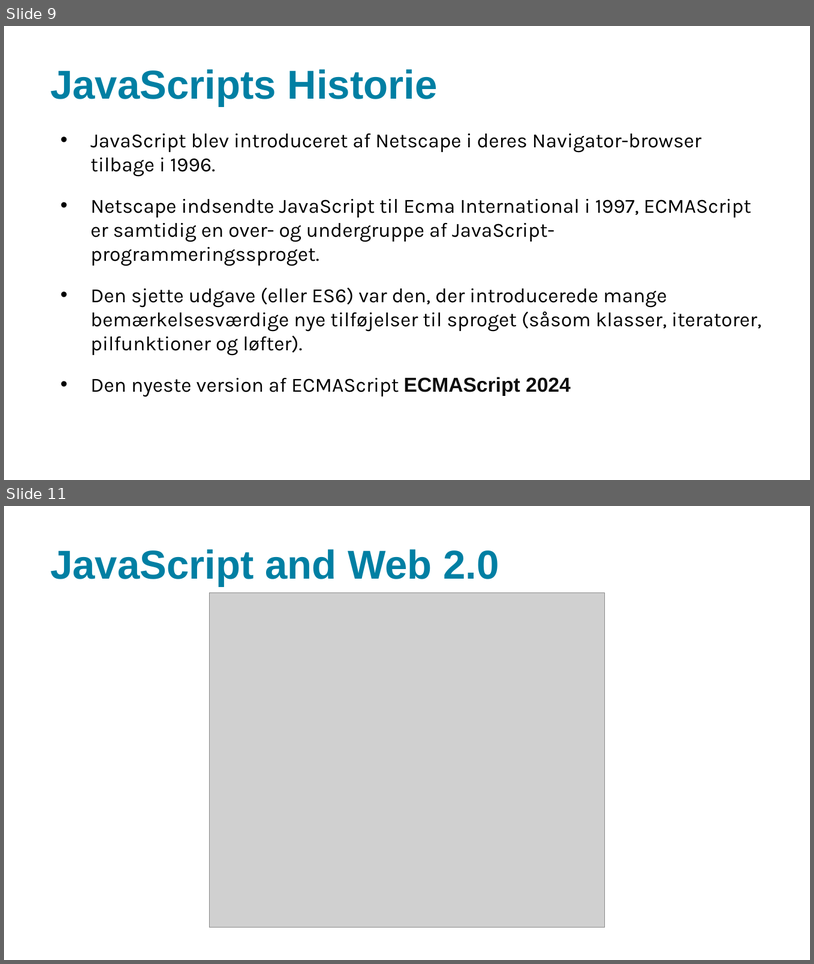
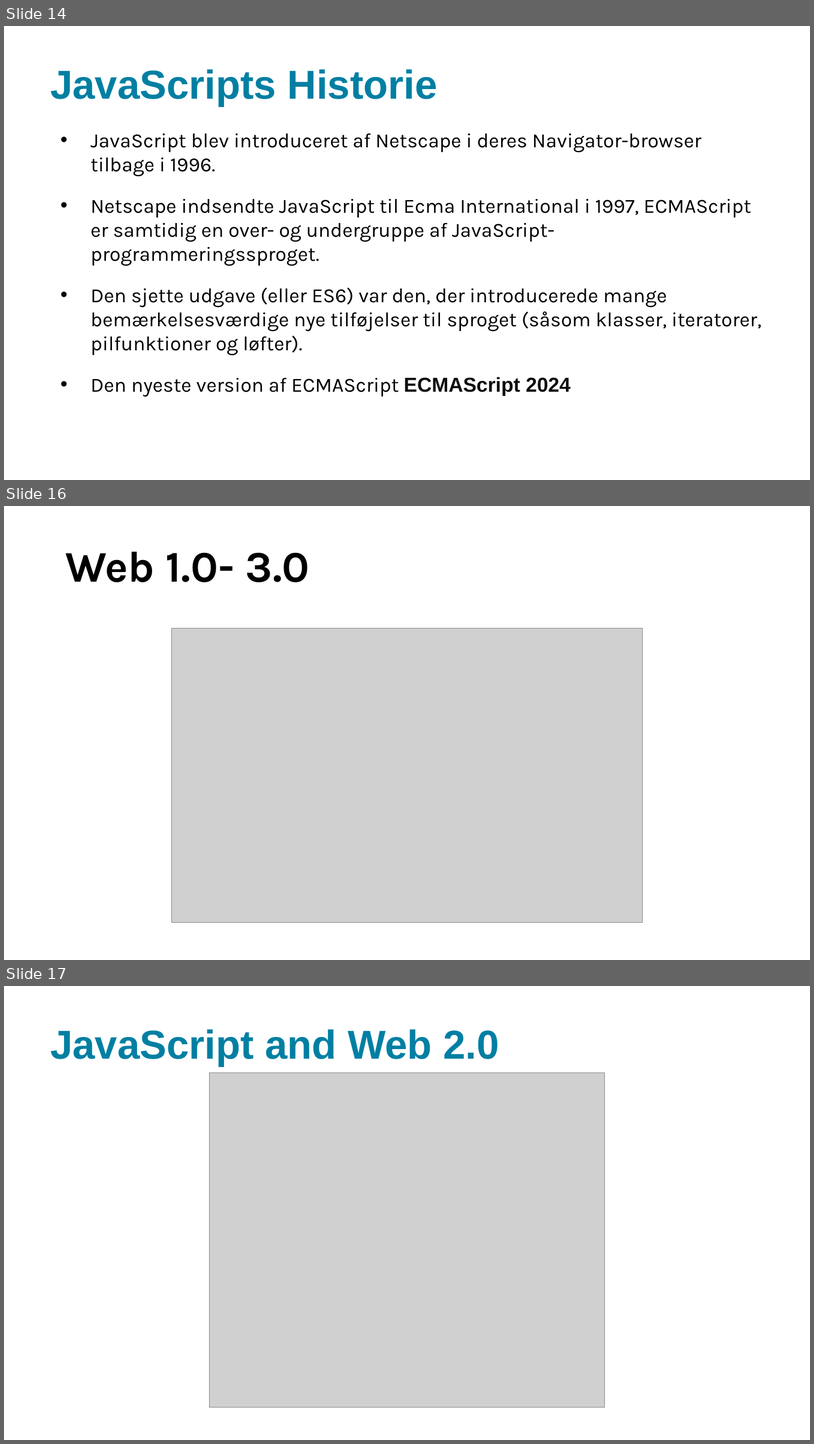
Before and after one commit to xbibogo/MMD24, a slide deck: semester2 PPT/Uge8_JSDay1.pptx. Shown one above the other, each under a label of ours: slides 9 and 11 before the commit, slides 14, 16 and 17 after it; the slides between them are not shown. The pictures are 814x964 and 814x1444 pixels, drawn with LibreOffice and Linux fonts; fonts in the diff are those of the drawing; grey boxes stand for pictures. Boxes give left, top, right and bottom in pixels: in the first picture for what was removed or moved away, otherwise in the second. Text is boxed around its words. In the diff, an @@ line names an element or a change of style, - is before the commit and + after.

```diff
--- a/semester2 PPT/Uge8_JSDay1.pptx
+++ b/semester2 PPT/Uge8_JSDay1.pptx
@@ slide 16 added at [4,506,810,960], background #FFFFFF @@
@@ title added at [65,552,310,582], 52 pt, text #000000, bold @@
+Web 1.0- 3.0
@@ picture added at [171,628,643,923] @@
@@ what was slide 9 is now slide 14 @@
@@ what was slide 11 is now slide 17 @@
```
Also in this commit, not shown: 6 slides changed, 5 other slides added.
